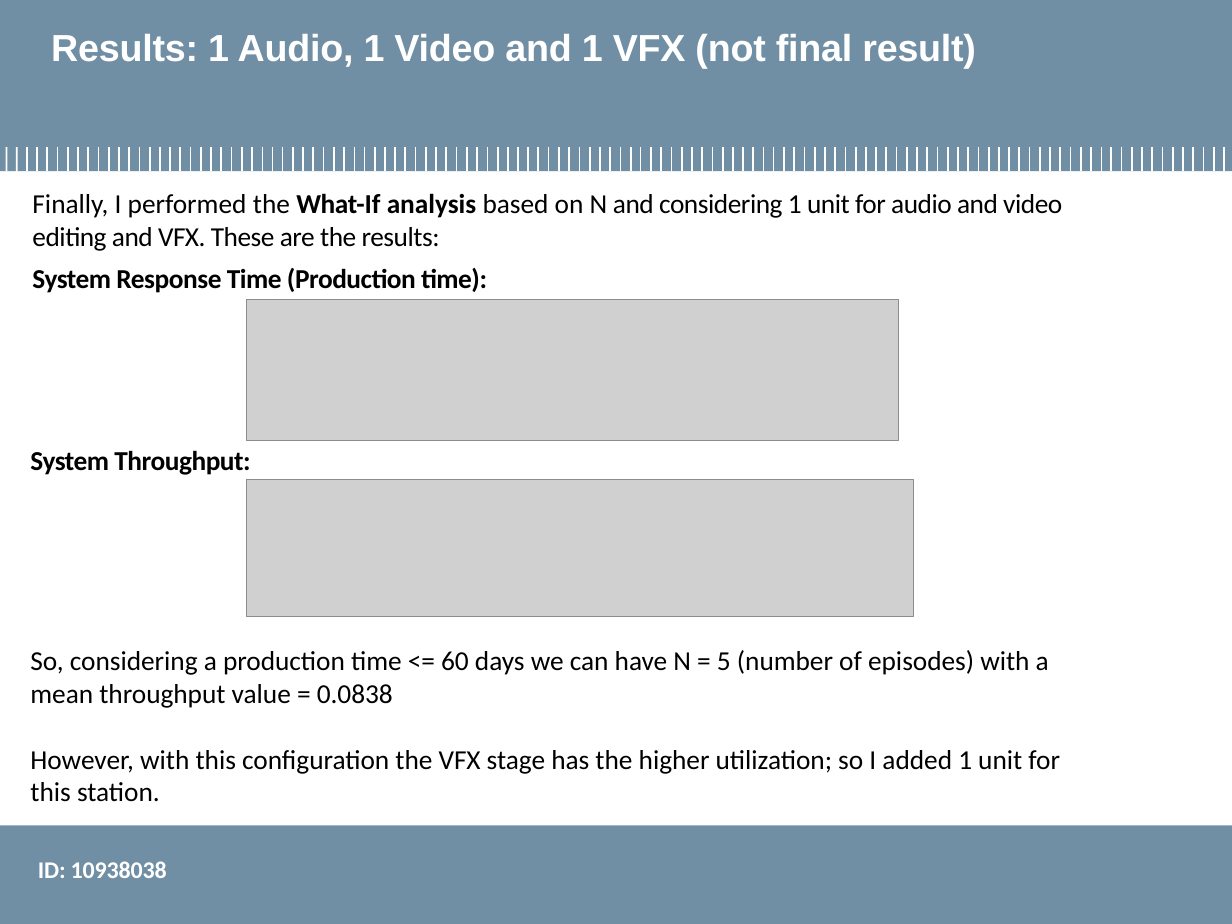
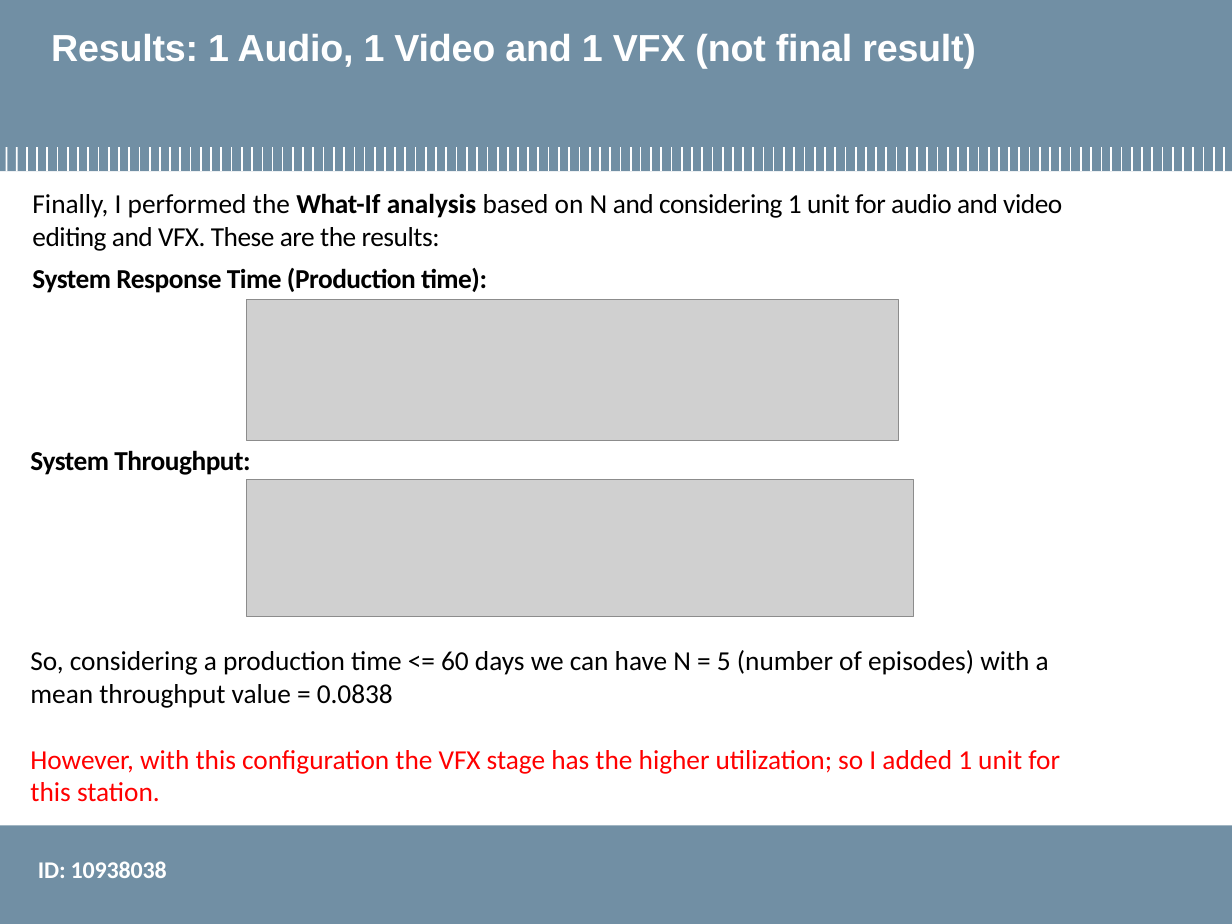
Before and after one commit to smn07/performance_evaluation_application, a slide deck: slide 14 of Final_Project/finalProjectclosed_10938038.pptx. Drawn at 1232x924 pixels with LibreOffice and Linux fonts; fonts in the diff are those of the drawing; grey boxes stand for pictures; background and template pictures are left out. Boxes give left, top, right and bottom in pixels: in the first picture for what was removed or moved away, otherwise in the second. Text is boxed around its words. In the diff, an @@ line names an element or a change of style, - is before the commit and + after.

```diff
--- a/Final_Project/finalProjectclosed_10938038.pptx
+++ b/Final_Project/finalProjectclosed_10938038.pptx
@@ text "So, considering a production time ..." at [30,650,1060,802]: text colour #000000 to #FF0000 in "However, with this configuration the VFX stage ..." @@
```
Also in this commit, not shown: 5 other slides changed, 2 other files.
